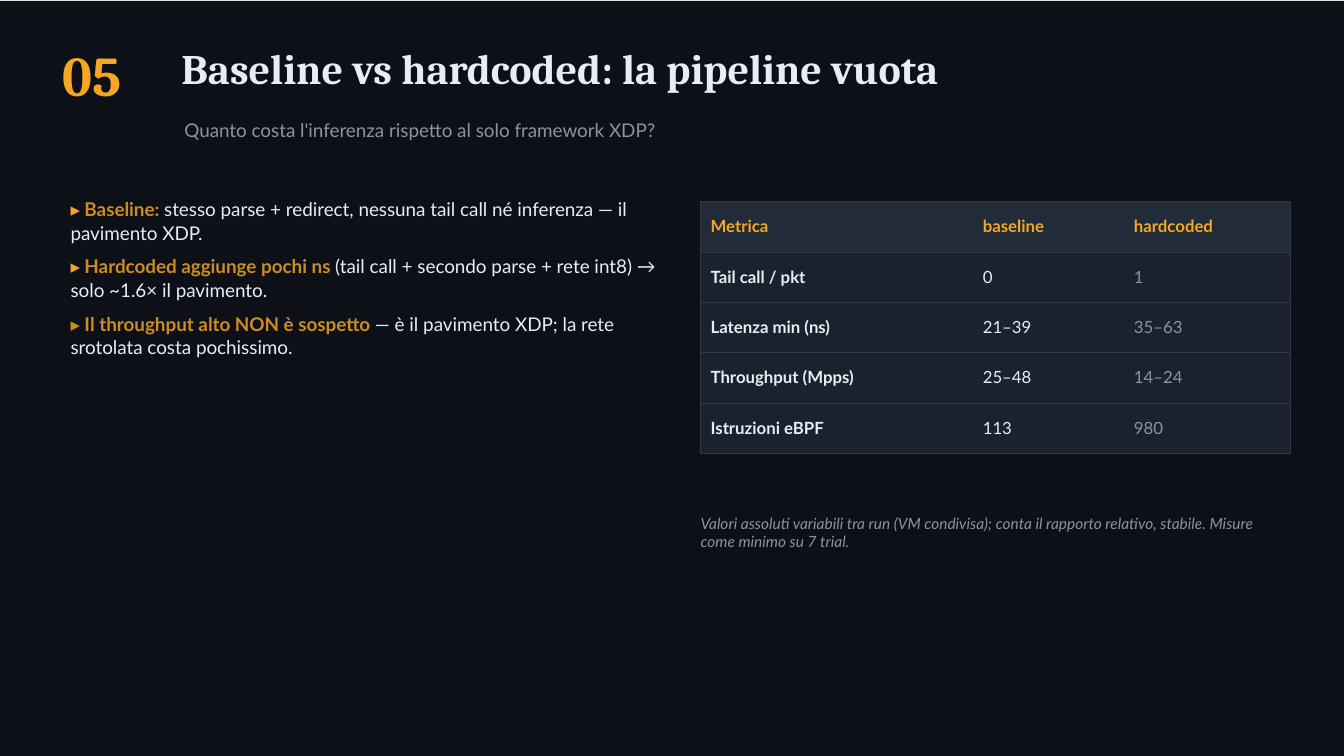
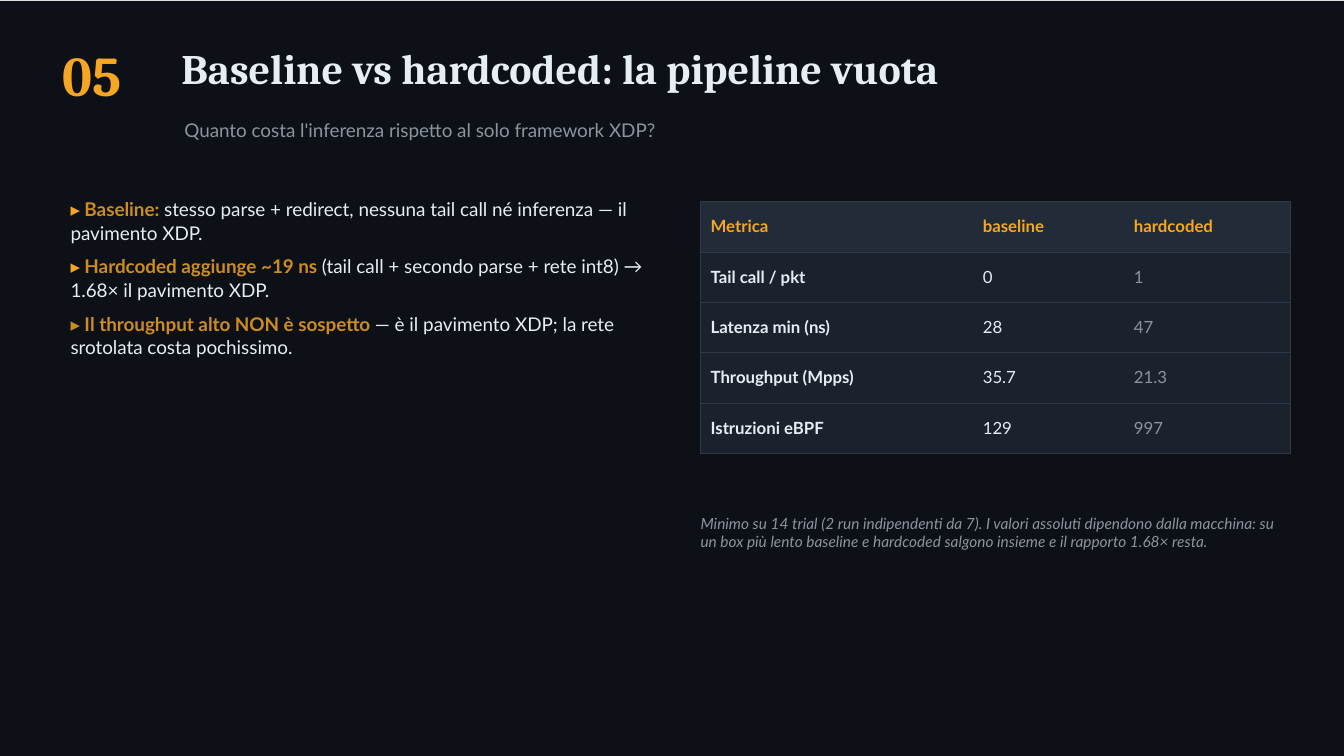
Before and after one commit to ettore-cantile/ipa_lab, a slide deck: slide 10 of docs/IPA_modifiche_hardcoded.pptx. Drawn at 1344x756 pixels with LibreOffice and Linux fonts; fonts in the diff are those of the drawing. Boxes give left, top, right and bottom in pixels: in the first picture for what was removed or moved away, otherwise in the second. Text is boxed around its words. In the diff, an @@ line names an element or a change of style, - is before the commit and + after.

```diff
--- a/docs/IPA_modifiche_hardcoded.pptx
+++ b/docs/IPA_modifiche_hardcoded.pptx
@@ text at (71,258,619,301): text changed @@
-▸ Hardcoded aggiunge pochi ns (tail call + secondo parse + rete int8) → solo ~1.6× il pavimento.
+▸ Hardcoded aggiunge ~19 ns (tail call + secondo parse + rete int8) → 1.68× il pavimento XDP.
@@ text at (983,321,1002,333): text changed @@
-21–39
+28
@@ text at (1134,321,1153,333): text changed @@
-35–63
+47
@@ text at (983,371,1016,383): text changed @@
-25–48
+35.7
@@ text at (1134,371,1167,383): text changed @@
-14–24
+21.3
@@ text at (983,422,1012,434): text changed @@
-113
+129
@@ text at (1134,422,1163,434): text changed @@
-980
+997
@@ text at (701,517,1274,550): text changed @@
-Valori assoluti variabili tra run (VM condivisa); conta il rapporto relativo, stabile. Misure come minimo su 7 trial.
+Minimo su 14 trial (2 run indipendenti da 7). I valori assoluti dipendono dalla macchina: su un box più lento baseline e hardcoded salgono insieme e il rapporto 1.68× resta.
```
Also in this commit, not shown: 3 other slides changed, 2 slides added, 7 other files.
